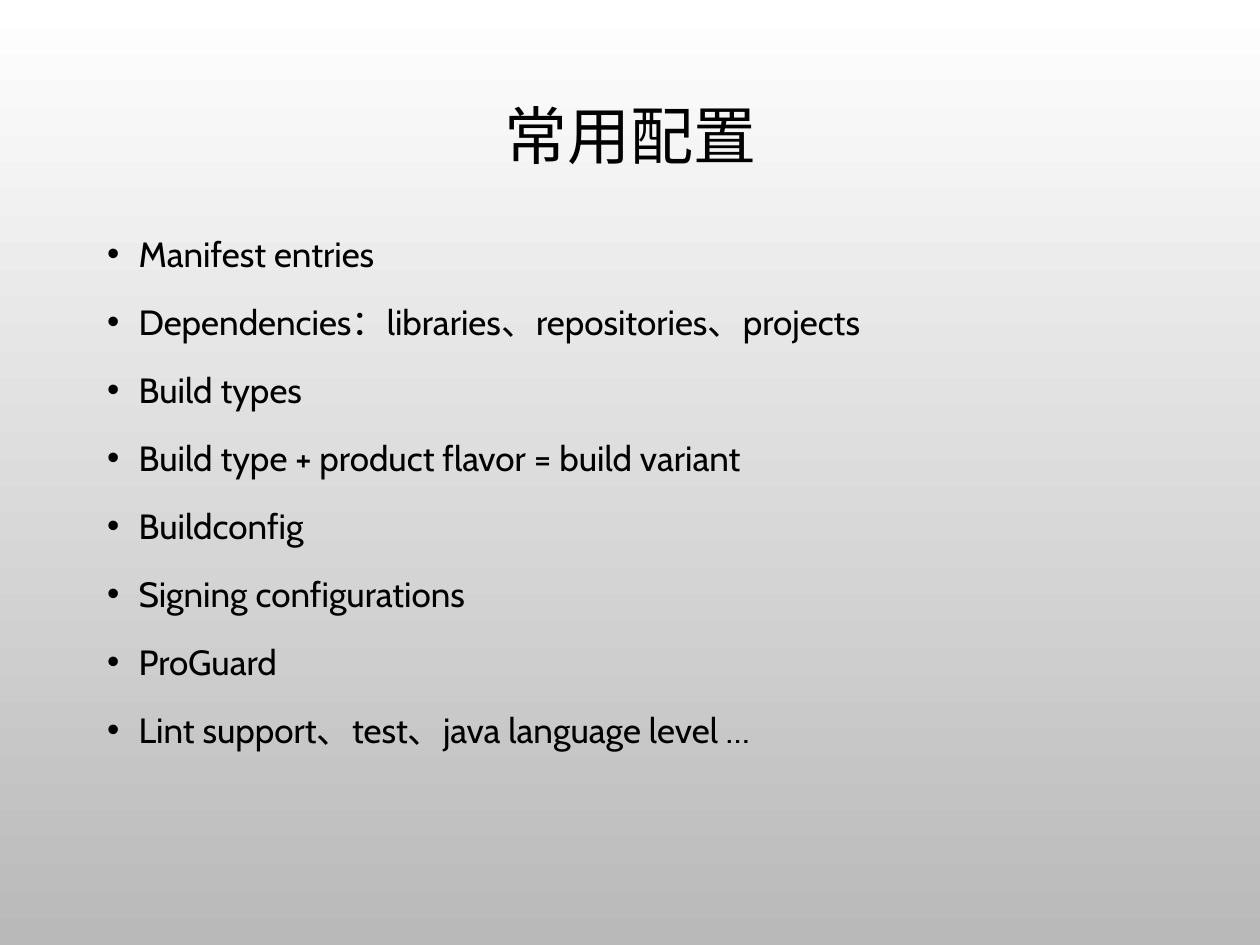
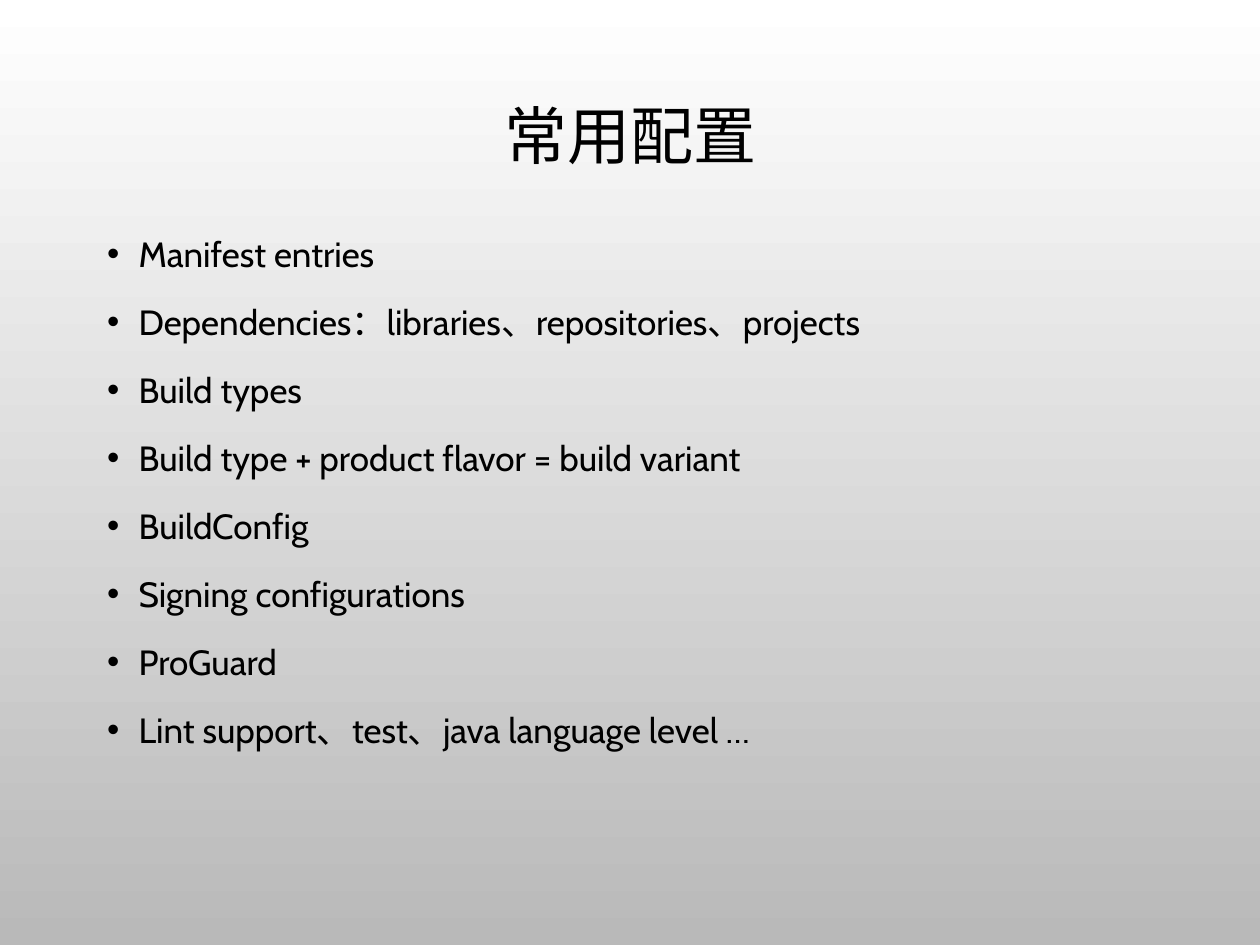
Before and after one commit to JohnDannl/HelloGradle, a slide deck: slide 11 of Gradle.pptx. Drawn at 1260x945 pixels with LibreOffice and Linux fonts; fonts in the diff are those of the drawing; background and template pictures are left out. Boxes give left, top, right and bottom in pixels: in the first picture for what was removed or moved away, otherwise in the second. Text is boxed around its words. In the diff, an @@ line names an element or a change of style, - is before the commit and + after.

Commit message:
add productFlavor,dependencies,BuildConfig config usage

```diff
--- a/Gradle.pptx
+++ b/Gradle.pptx
@@ text at [139,512,309,548]: text changed @@
-• Buildconfig
+• BuildConfig
```
Also in this commit, not shown: 3 other slides changed, 3 slides added, 2 slides removed, 8 other files.
